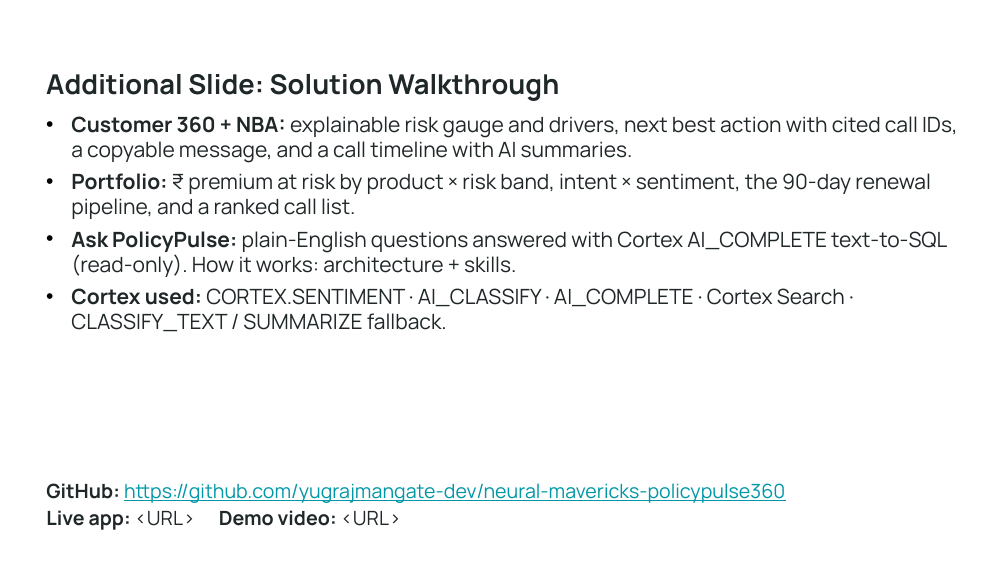
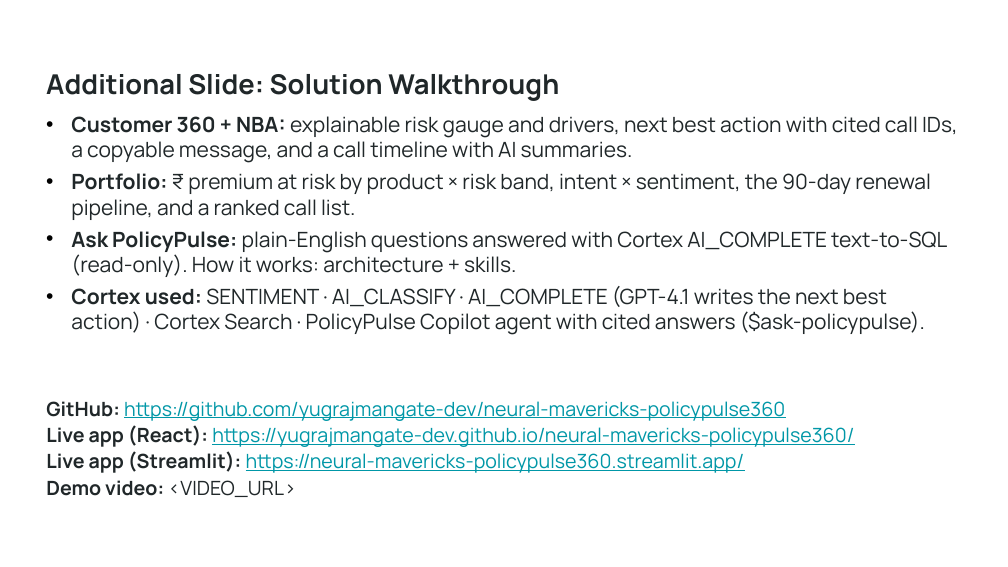
Before and after one commit to yugrajmangate-dev/neural-mavericks-policypulse360, a slide deck: slide 5 of submission/PolicyPulse360_NeuralMavericks_Template.pptx. Drawn at 1008x567 pixels with LibreOffice and Linux fonts; fonts in the diff are those of the drawing; background and template pictures are left out. Boxes give left, top, right and bottom in pixels: in the first picture for what was removed or moved away, otherwise in the second. Text is boxed around its words. In the diff, an @@ line names an element or a change of style, - is before the commit and + after.

Commit message:
Docs: real Cortex-run numbers, Streamlit + React live URLs, GPT-4.1 NBA and Copilot agent
- README results table + ask-policypulse skill row + Streamlit URL
- brief.txt (987 chars), deck_content.md, video_script.md updated to measured numbers
- Official template deck regenerated: slide 4 real numbers, slide 5 GitHub/React/Streamlit links

```diff
--- a/submission/PolicyPulse360_NeuralMavericks_Template.pptx
+++ b/submission/PolicyPulse360_NeuralMavericks_Template.pptx
@@ text at box(71, 286, 925, 335): text changed @@
-• Cortex used: CORTEX.SENTIMENT · AI_CLASSIFY · AI_COMPLETE · Cortex Search · CLASSIFY_TEXT / SUMMARIZE fallback.
+• Cortex used: SENTIMENT · AI_CLASSIFY · AI_COMPLETE (GPT-4.1 writes the next best action) · Cortex Search · PolicyPulse Copilot agent with cited answers ($ask-policypulse).
@@ text "GitHub: https://github.com/yugrajmangate-dev/neural-maverick ...": place and size @@
-text "GitHub: https://github.com/yugrajmangate-dev/neural-maverick ..." at box(46, 483, 785, 530)
+text "GitHub: https://github.com/yugrajmangate-dev/neural-maverick ..." at box(46, 401, 854, 497)
@@ text at box(46, 425, 854, 497): text changed; text colour #202729 to #0097A7; bold off @@
-Live app: <URL> Demo video: <URL>
+Live app (React): https://yugrajmangate-dev.github.io/neural-mavericks-policypulse360/
+Live app (Streamlit): https://neural-mavericks-policypulse360.streamlit.app/
+Demo video: <VIDEO_URL>
```
Also in this commit, not shown: 1 other slide changed, 7 other files.
